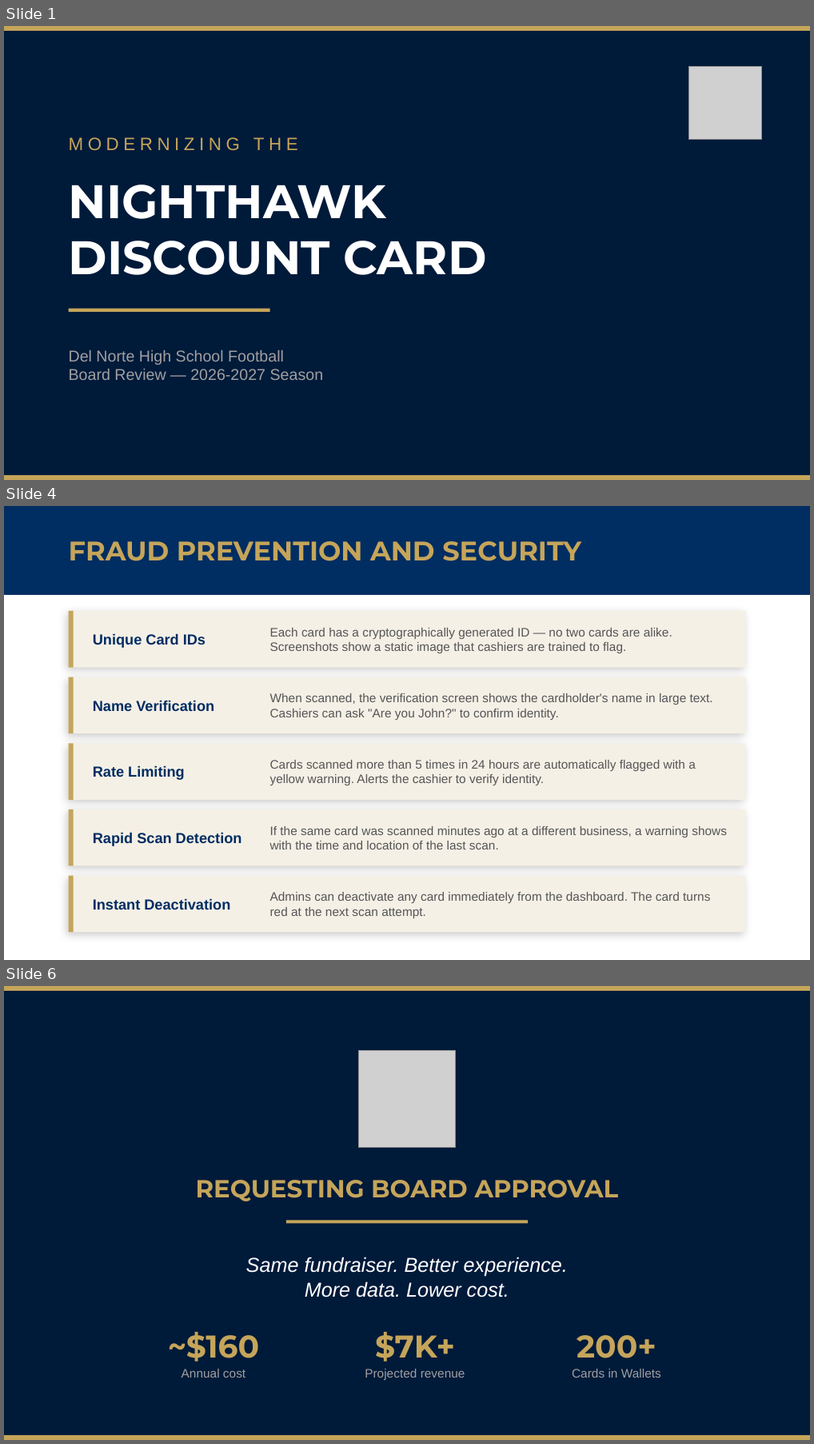
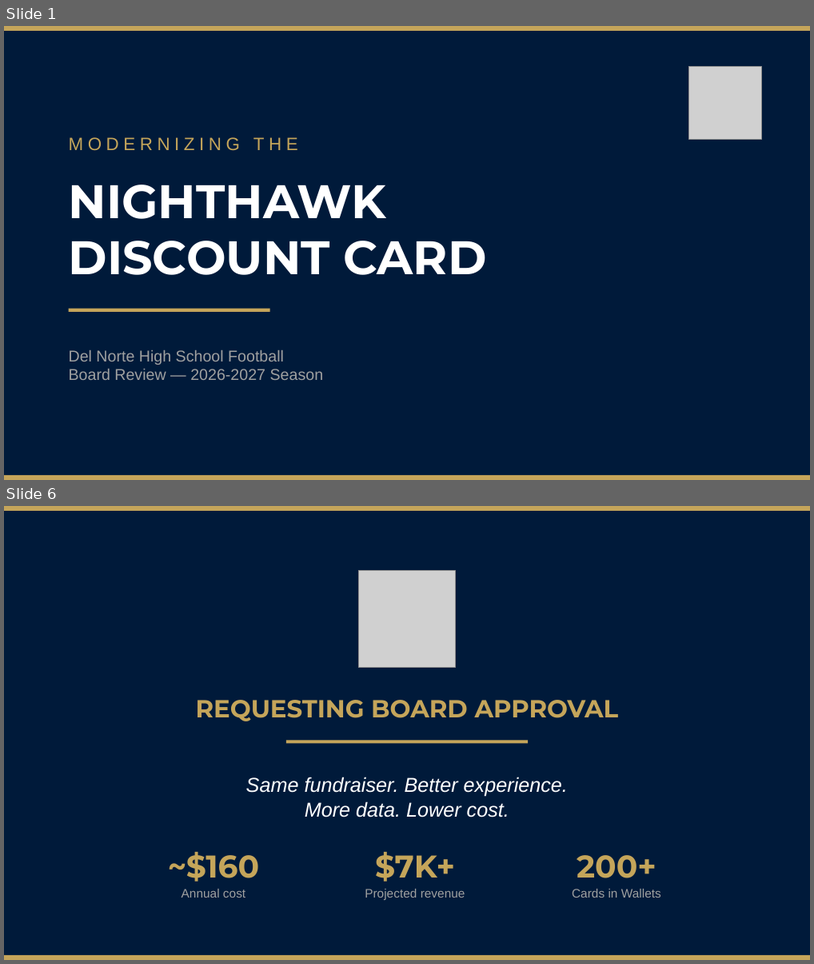
Before and after one commit to hoserR9/school-discount-pass, a slide deck: pitch/Del-Norte-Board-Approval.pptx. Shown one above the other, each under a label of ours: slides 1, 4 and 6 before the commit, slides 1 and 6 after it; the slides between them are not shown. The pictures are 814x1444 and 814x964 pixels, drawn with LibreOffice and Linux fonts; fonts in the diff are those of the drawing; grey boxes stand for pictures. Boxes give left, top, right and bottom in pixels: in the first picture for what was removed or moved away, otherwise in the second. Text is boxed around its words. In the diff, an @@ line names an element or a change of style, - is before the commit and + after.

```diff
--- a/pitch/Del-Norte-Board-Approval.pptx
+++ b/pitch/Del-Norte-Board-Approval.pptx
@@ slide 4 removed at bbox=[4, 506, 810, 960], background #FFFFFF @@
@@ rectangle removed at bbox=[4, 506, 810, 595] @@
@@ text removed at bbox=[69, 541, 582, 561] @@
-FRAUD PREVENTION AND SECURITY
@@ rectangle removed at bbox=[69, 611, 746, 668] @@
@@ rectangle removed at bbox=[69, 611, 74, 668] @@
@@ text removed at bbox=[93, 633, 206, 648] @@
-Unique Card IDs
@@ text removed at bbox=[270, 628, 673, 653] @@
-Each card has a cryptographically generated ID — no two cards are alike. Screenshots show a static image that cashiers are trained to flag.
@@ rectangle removed at bbox=[69, 677, 746, 733] @@
@@ rectangle removed at bbox=[69, 677, 74, 733] @@
@@ text removed at bbox=[270, 693, 714, 720] @@
-When scanned, the verification screen shows the cardholder's name in large text. Cashiers can ask "Are you John?" to confirm identity.
@@ text removed at bbox=[93, 700, 214, 711] @@
-Name Verification
@@ rectangle removed at bbox=[69, 743, 746, 800] @@
@@ rectangle removed at bbox=[69, 743, 74, 800] @@
@@ text removed at bbox=[93, 765, 185, 780] @@
-Rate Limiting
@@ text removed at bbox=[270, 760, 696, 785] @@
-Cards scanned more than 5 times in 24 hours are automatically flagged with a yellow warning. Alerts the cashier to verify identity.
@@ rectangle removed at bbox=[69, 809, 746, 866] @@
@@ rectangle removed at bbox=[69, 809, 74, 866] @@
@@ text removed at bbox=[93, 832, 242, 846] @@
-Rapid Scan Detection
@@ text removed at bbox=[270, 826, 727, 849] @@
-If the same card was scanned minutes ago at a different business, a warning shows with the time and location of the last scan.
@@ rectangle removed at bbox=[69, 876, 746, 932] @@
@@ rectangle removed at bbox=[69, 876, 74, 932] @@
@@ text removed at bbox=[93, 898, 230, 909] @@
-Instant Deactivation
@@ text removed at bbox=[270, 892, 710, 918] @@
-Admins can deactivate any card immediately from the dashboard. The card turns red at the next scan attempt.
```
Also in this commit, not shown: 2 slides changed, 2 slides added, 1 other slide removed, 10 other files.
